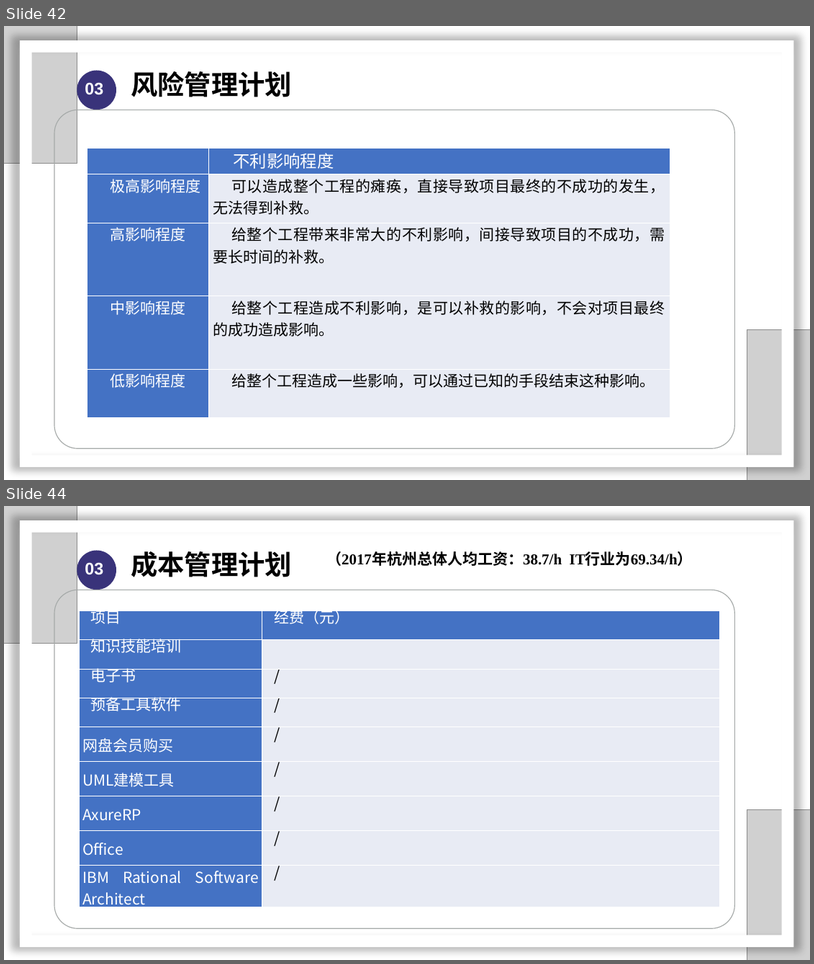
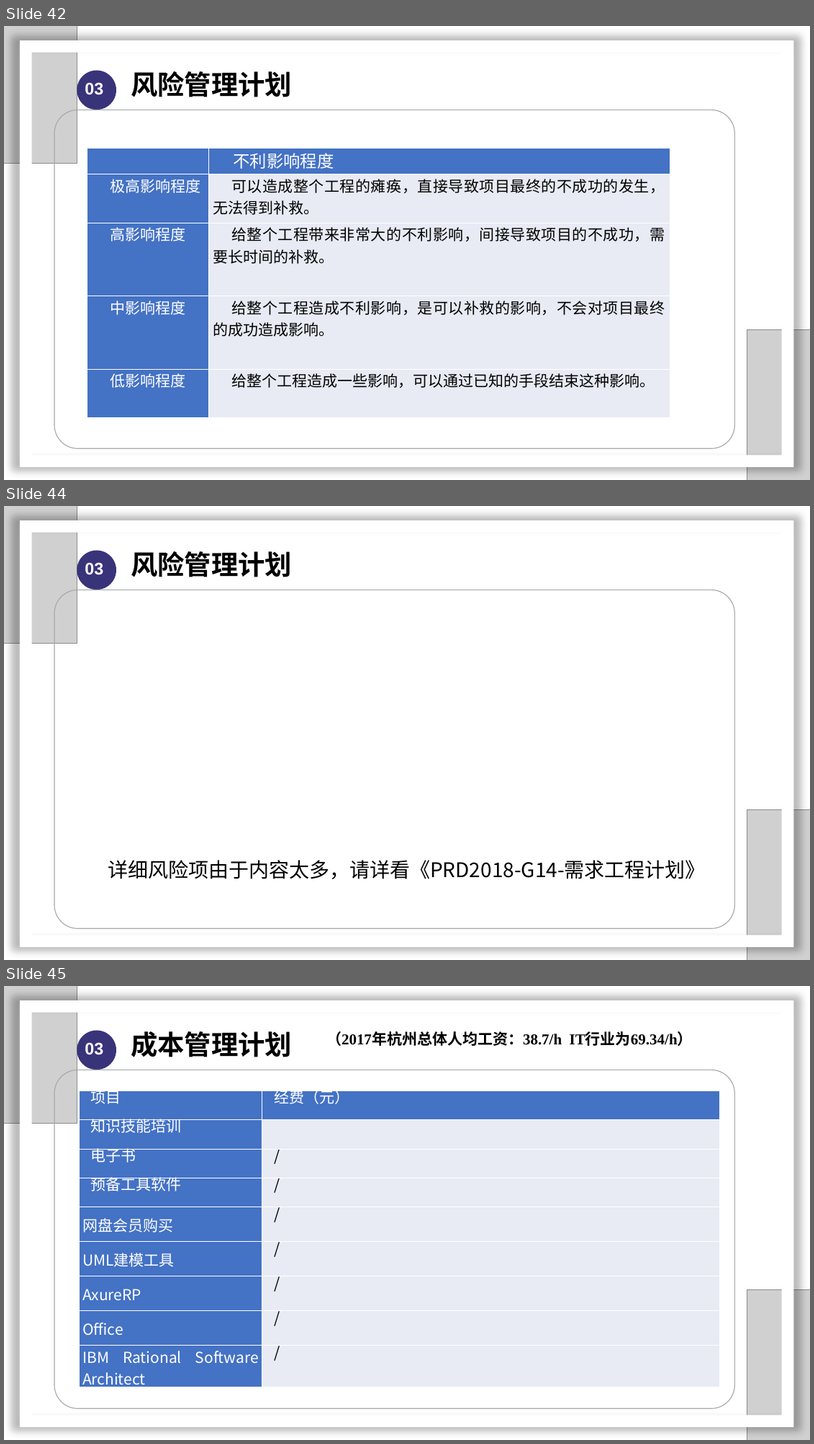
Before and after one commit to SarielX98/PRD2018G14, a slide deck: 受控文档/PPT/PRD2018-G14-软件需求工程审核PPT.pptx. Shown one above the other, each under a label of ours: slides 42 and 44 before the commit, slides 42, 44 and 45 after it; the slides between them are not shown. The pictures are 814x964 and 814x1444 pixels, drawn with LibreOffice and Linux fonts; fonts in the diff are those of the drawing; grey boxes stand for pictures; background and template pictures are left out. Boxes give left, top, right and bottom in pixels: in the first picture for what was removed or moved away, otherwise in the second. Text is boxed around its words. In the diff, an @@ line names an element or a change of style, - is before the commit and + after.

Commit message:
2018/11/29 删除QA计划附和修改PPT

```diff
--- a/受控文档/PPT/PRD2018-G14-软件需求工程审核PPT.pptx
+++ b/受控文档/PPT/PRD2018-G14-软件需求工程审核PPT.pptx
@@ slide 44 added at (x1=4, y1=506, x2=810, y2=960), background #FFFFFF @@
@@ picture added at (x1=4, y1=506, x2=77, y2=644) @@
@@ frame added at (x1=20, y1=520, x2=794, y2=947), fill #FFFFFF @@
@@ ellipse added at (x1=77, y1=550, x2=116, y2=590), fill #39337A @@
@@ text added at (x1=85, y1=562, x2=103, y2=575), 20 pt, text #FFFFFF, bold @@
+03
@@ text added at (x1=131, y1=551, x2=292, y2=577), 32 pt, text #000000, bold @@
+风险管理计划
@@ rounded rectangle added at (x1=54, y1=590, x2=735, y2=928), outline #A6AAA9 1 pt @@
@@ picture added at (x1=748, y1=809, x2=810, y2=960) @@
@@ text added at (x1=108, y1=860, x2=706, y2=879), 24 pt, text #000000 @@
+详细风险项由于内容太多，请详看《PRD2018-G14-需求工程计划》
@@ what was slide 44 is now slide 45 @@
```
Also in this commit, not shown: 5 slides changed, 1 other file.
